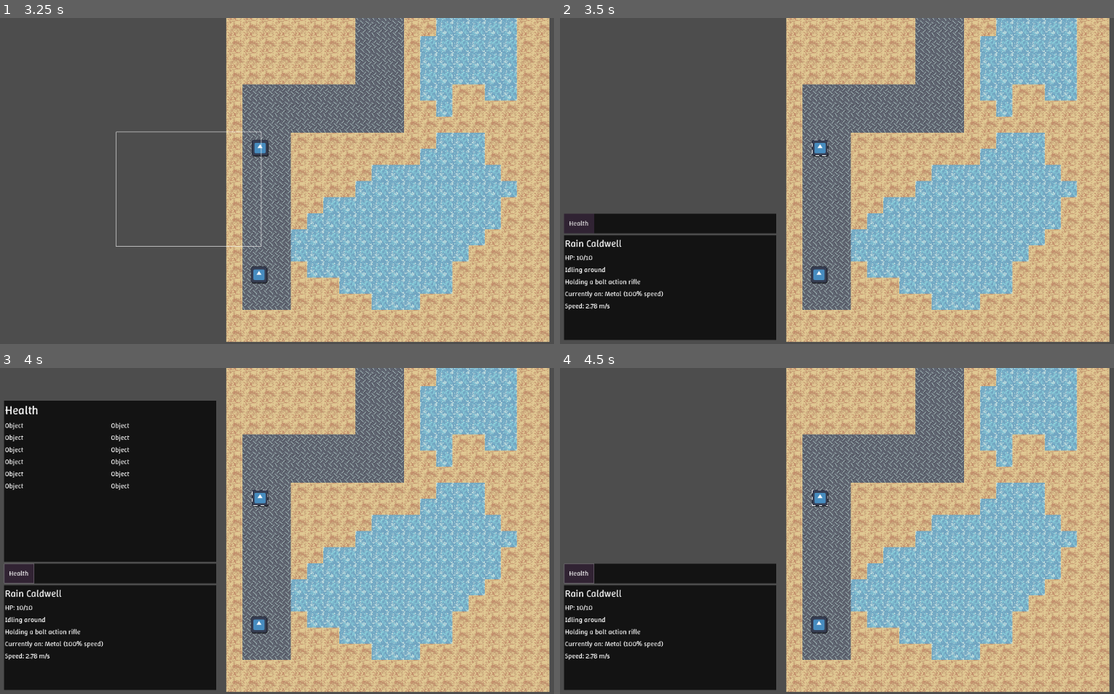
Above: before the commit, frames 1-4 (two rows, left to right).
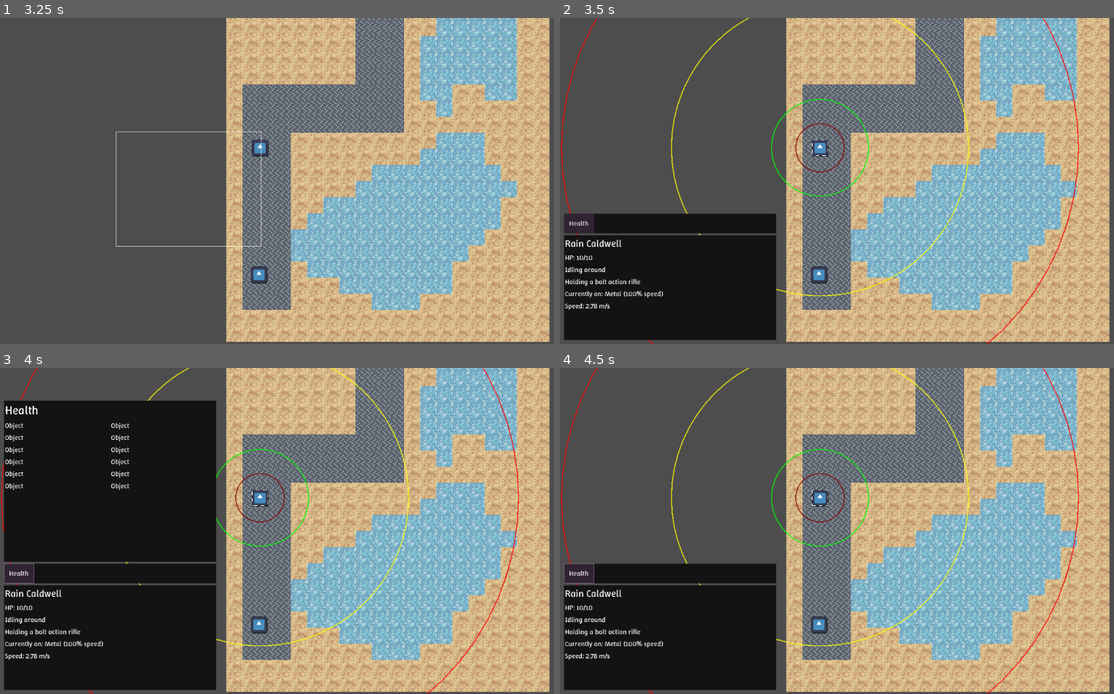
Above: after the commit, the same moments.

Repository: Just-a-Unity-Dev/achei
Game: Godot game, scene res://game.tscn
Two runs of this game, one before a commit and one after it. Both use one fixed random seed, a clock stepped at 60 frames per second and the inputs below. The engine's default icon, where the game draws it, is replaced by a stand-in: a white triangle on a blue panel in a dark square.
Inputs (mouse positions are in pixels of both pictures, inside the frame that each line leads up to):
- Up to frame 1 (3.25 s): tap Enter at 0.5, 2.75 s; move the mouse to (421, 164) at 0.52 s; click (421, 164) at 0.67 s; tap Space at 1.25 s; drag from (171, 197) to (260, 246) at 1.27 s; move the mouse to (349, 109) at 2.02 s; click (349, 109) at 2.17 s; drag from (260, 246) to (116, 132) at 2.77 s
- Up to frame 2 (3.5 s): no input
- Up to frame 3 (4 s): click "Health" at 3.5 s
- Up to frame 4 (4.5 s): click "Health" at 4.25 s

Frame 1 is identical in both runs. In frame 2, 1.3% of the frame differs, in the area x 0-94%, y 0-100%; in frame 3, 1.1%; in frame 4, 1.3%.

Commit message:
show weapon ranges

Diff:
--- a/resources/bolt-action-rifle.tres
+++ b/resources/bolt-action-rifle.tres
@@ -12,7 +12,7 @@
 base_reload = 1.5
 time_between_shots = 0
 minimum_range = 1.5
-short_range = 5.0
-medium_range = 18.4
-long_range = 32.0
+short_range = 3.0
+medium_range = 9.2
+long_range = 16.0
 metadata/_custom_type_script = "uid://ba1r3g08i6j7a"
--- a/scripts/autoload/bullet_manager.gd
+++ b/scripts/autoload/bullet_manager.gd
@@ -14,6 +14,13 @@
 		accuracy = 0.4
 	else:
 		accuracy = 0.0
+
+	# TODO: Proper skill modifiers
+	accuracy += (host.skills.firearms / 20)
+	accuracy -= (0.3 * (1.0 - host.health.consciousness)) # Low consciousness penalty
+
+	if host.velocity.length() > 0:
+		accuracy -= 0.05 # Target movement penalty
 
 	return accuracy
 
--- a/scripts/character.gd
+++ b/scripts/character.gd
@@ -43,6 +43,8 @@
 
 func _selected(): trigger_info_update()
 
+const TRANSPARENCY = Color(1,1,1,.75)
+
 func _draw() -> void:
 	# TODO: Document
 	if selectable.is_selected:
@@ -53,11 +55,17 @@
 				draw_line(to_local(previous_position), to_local(order.destination), Color(1,1,1,.8), 2)
 				var circle_size = 8
 				if i == list_of_orders.size() - 1: circle_size = 16
-				draw_circle(to_local(order.destination), circle_size, Color.PALE_GREEN * Color(1,1,1,0.8), false, 4)
+				draw_circle(to_local(order.destination), circle_size, Color.PALE_GREEN * TRANSPARENCY, false, 4)
 				previous_position = order.destination
 			if "target" in order:
-				draw_circle(to_local(order.target.global_position), 22, Color.RED * Color(1,1,1,0.8), false, 2)
+				draw_circle(to_local(order.target.global_position), 22, Color.RED * TRANSPARENCY, false, 2)
 			i += 1
+
+		if current_weapon != null:
+			draw_circle(Vector2.ZERO, current_weapon.minimum_range * 32, Color.DARK_RED * TRANSPARENCY, false, 2.20)
+			draw_circle(Vector2.ZERO, current_weapon.short_range * 32, Color.GREEN * TRANSPARENCY, false, 2.20)
+			draw_circle(Vector2.ZERO, current_weapon.medium_range * 32, Color.YELLOW * TRANSPARENCY, false, 2.20)
+			draw_circle(Vector2.ZERO, current_weapon.long_range * 32, Color.RED * TRANSPARENCY, false, 2.20)
 
 # TODO: Document
 func add_order(order: BaseOrder, parameters: Dictionary):
